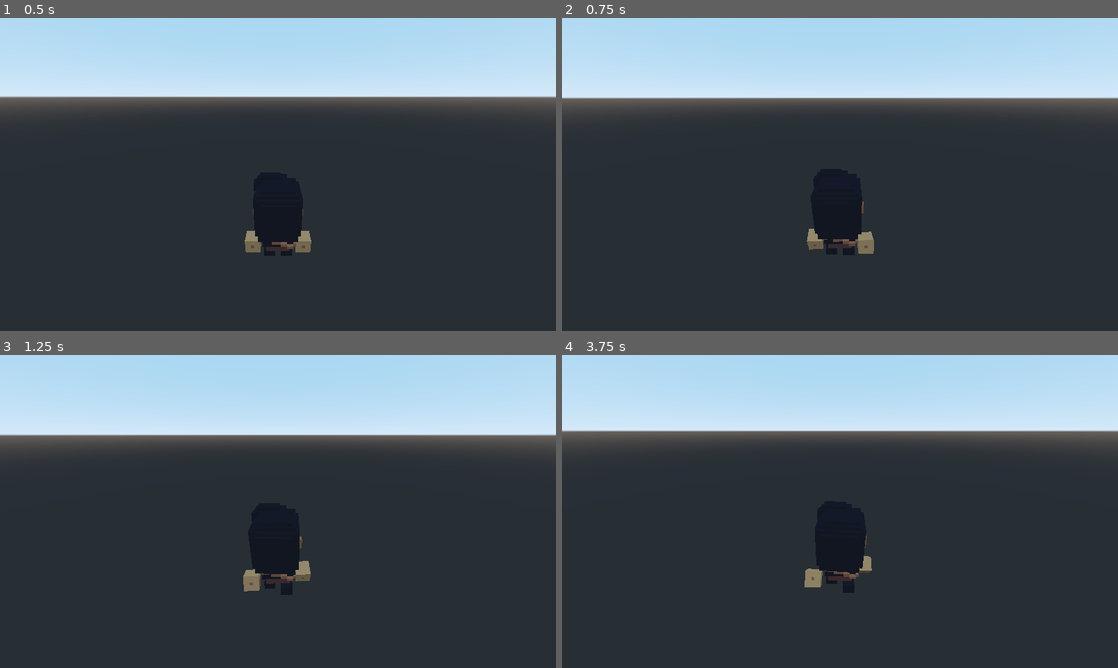
Above: before the commit, frames 1-4 (two rows, left to right).
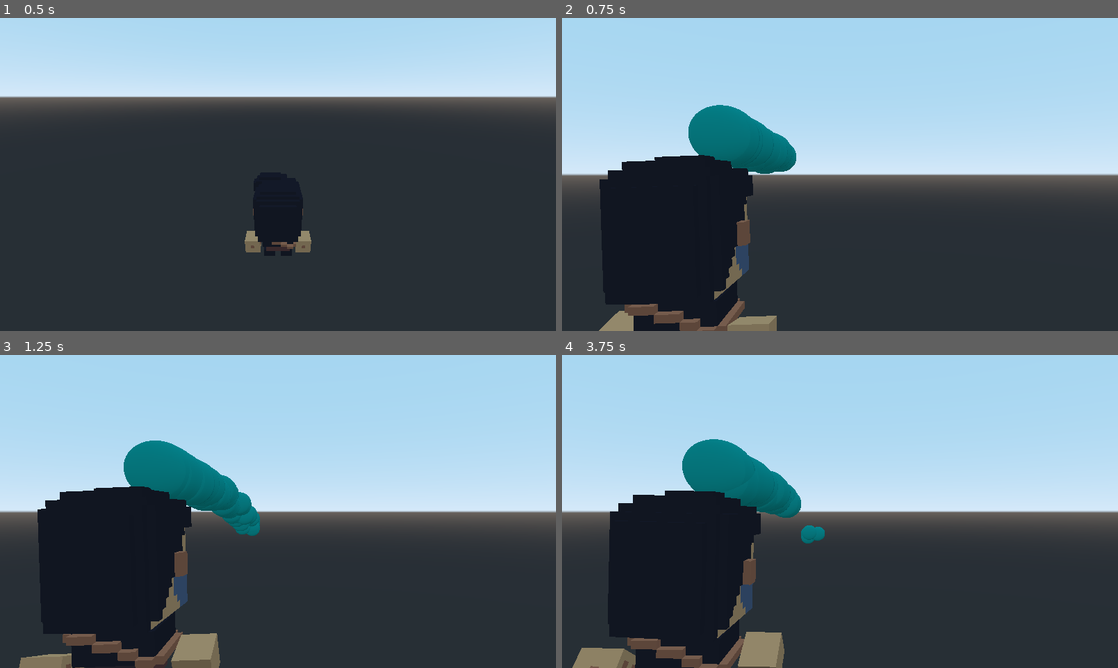
Above: after the commit, the same moments.

Repository: julianojosoa13/GameJamPlus21
Game: Godot game, scene res://Prefabs/player.tscn
Same seed, same stepped clock (60 frames per second), same inputs: the game is played once before the commit and once after it. The project has no main scene, so this scene is started directly.
Inputs (mouse positions are in pixels of both pictures, inside the frame that each line leads up to):
- Up to frame 1 (0.5 s): no input
- Up to frame 2 (0.75 s): tap Enter (ui_accept) at 0.5 s; move the mouse to (867, 174) at 0.52 s; press the mouse at (867, 174) at 0.53 s; hold Z (move_forward) from 0.53 s (still down)
- Up to frame 3 (1.25 s): keep holding Z (move_forward); tap Enter (ui_accept) at 0.77 s; right-click (305, 511) at 0.8 s
- Up to frame 4 (3.75 s): keep holding Z (move_forward); move the mouse to (812, 511) at 1.27 s; release the mouse at (812, 511) at 1.28 s; right-click (812, 511) at 1.35 s; tap Enter (ui_accept) at 1.52, 3.02 s; click (812, 511) at 1.55 s; move the mouse to (851, 505) at 2.02 s; press the mouse at (851, 505) at 2.03 s; right-click (851, 505) at 2.3 s; move the mouse to (834, 517) at 2.77 s; release the mouse at (834, 517) at 2.78 s; right-click (834, 517) at 2.85 s; click (834, 517) at 3.05 s; move the mouse to (878, 514) at 3.52 s; press the mouse at (878, 514) at 3.53 s

Frame 1 is identical in both runs. In frame 2, 49% of the frame differs, in the area x 0-100%, y 19-100%; in frame 3, 49%; in frame 4, 51%, in the area x 0-100%, y 16-100%.

Commit message:
water splash

Diff:
--- /dev/null
+++ b/Prefabs/paint.tscn
@@ -0,0 +1,37 @@
+[gd_scene load_steps=6 format=2]
+
+[sub_resource type="SpatialMaterial" id=1]
+albedo_color = Color( 0, 1, 0.905882, 0.0588235 )
+metallic = 0.51
+
+[sub_resource type="Curve" id=2]
+_data = [ Vector2( 0, 1 ), 0.0, 0.0, 0, 0, Vector2( 1, 1 ), 0.0, 0.0, 0, 0 ]
+
+[sub_resource type="CurveTexture" id=3]
+curve = SubResource( 2 )
+
+[sub_resource type="ParticlesMaterial" id=4]
+lifetime_randomness = 0.67
+trail_divisor = 3
+trail_size_modifier = SubResource( 3 )
+emission_shape = 1
+emission_sphere_radius = 0.1
+direction = Vector3( 2, 0, 0 )
+spread = 3.0
+gravity = Vector3( 0, -18, 0 )
+initial_velocity = 31.75
+initial_velocity_random = 0.05
+linear_accel = -6.34
+
+[sub_resource type="SphereMesh" id=5]
+
+[node name="paint" type="Spatial"]
+
+[node name="Particles" type="Particles" parent="."]
+transform = Transform( -4.37114e-08, 0, -0.5, 0, 0.5, 0, 1, 0, -2.18557e-08, 0, 0, 0 )
+material_override = SubResource( 1 )
+emitting = false
+amount = 200
+randomness = 0.13
+process_material = SubResource( 4 )
+draw_pass_1 = SubResource( 5 )
--- a/Prefabs/player.tscn
+++ b/Prefabs/player.tscn
@@ -1,6 +1,7 @@
-[gd_scene load_steps=16 format=2]
+[gd_scene load_steps=17 format=2]
 
 [ext_resource path="res://Models/3D Character/character.material" type="Material" id=1]
+[ext_resource path="res://Prefabs/paint.tscn" type="PackedScene" id=2]
 [ext_resource path="res://Scripts/player.gd" type="Script" id=3]
 [ext_resource path="res://Image/Camera Scope/scope.png" type="Texture" id=6]
 
@@ -672,6 +673,9 @@
 transform = Transform( 1.3318, 0, 0, 0, 1, 0, 0, 0, 1, 0, 1.05373, 0 )
 shape = SubResource( 11 )
 
+[node name="paint" parent="." instance=ExtResource( 2 )]
+transform = Transform( 1, 0, 0, 0, 1, 0, 0, 0, 1, 0, 3.40459, 1.18305 )
+
 [node name="Head" type="Spatial" parent="."]
 transform = Transform( 1, 0, 0, 0, 1, 0, 0, 0, 1, 0, 5.18873, -4.82305 )
 
@@ -685,10 +689,10 @@
 
 [node name="CollisionShape" type="CollisionShape" parent="HurtBox"]
 transform = Transform( 1.601, 0, 0, 0, 2.16248, 0, 0, 0, 2.13436, 0, 2.73456, 0 )
-shape = SubResource( 15 )
+shape = SubResource( 12 )
 
 [node name="CinematicCamera" type="Camera" parent="."]
-transform = Transform( -1, 0, -8.74228e-08, 0, 1, 0, 8.74228e-08, 0, -1, -0.0193741, 2.77405, -4.41046 )
+transform = Transform( -1, 0, -8.74228e-08, 0, 1, 0, 8.74228e-08, 0, -1, -1.95519, 2.77405, -4.41046 )
 fov = 50.0
 
 [node name="TextureRect" type="TextureRect" parent="CinematicCamera"]
--- a/Scenes/BulletTest.tscn
+++ b/Scenes/BulletTest.tscn
@@ -1,6 +1,7 @@
-[gd_scene load_steps=4 format=2]
+[gd_scene load_steps=5 format=2]
 
 [ext_resource path="res://Scenes/BulletTest.gd" type="Script" id=1]
+[ext_resource path="res://Prefabs/paint.tscn" type="PackedScene" id=2]
 
 [sub_resource type="CubeMesh" id=1]
 
@@ -11,7 +12,7 @@
 script = ExtResource( 1 )
 
 [node name="StaticBody" type="StaticBody" parent="."]
-transform = Transform( -6.9464e-07, 0, -1.16712, 0, 11.0327, 0, 15.8915, 0, -5.10164e-08, 0, 0, 26.2259 )
+transform = Transform( -6.9464e-07, 0, -1.16712, 0, 11.0327, 0, 15.8915, 0, -5.10164e-08, 0, 0, 0 )
 __meta__ = {
 "_edit_group_": true
 }
@@ -37,3 +38,5 @@
 [node name="Camera2" type="Camera" parent="."]
 transform = Transform( 1, 0, 0, 0, 1, 0, 0, 0, 1, -19, 17, 57 )
 fov = 73.125
+
+[node name="paint" parent="." instance=ExtResource( 2 )]
--- a/Scripts/player.gd
+++ b/Scripts/player.gd
@@ -59,12 +59,19 @@
 				rotate_y(deg2rad(-event.relative.x * mouse_sense))
 				head.rotate_x(deg2rad(event.relative.y * mouse_sense))
 				head.rotation.x = clamp(head.rotation.x, deg2rad(-60), deg2rad(50))
-			if Input.is_action_just_pressed("scope"):
+				$paint.rotate_x(deg2rad(event.relative.y * mouse_sense))
+				$paint.rotation.x = clamp(head.rotation.x, deg2rad(-30), deg2rad(10))
+			if Input.is_action_pressed("fire"):
 				$CinematicCamera.current = true
 				$Head/Camera.current = false
-				$Armature/Skeleton/character.visible = false
-				state = CAPTURING
-				$CinematicCamera/TextureRect.visible = true
+				$paint/Particles.emitting = true
+#				$Armature/Skeleton/character.visible = false
+#				state = CAPTURING
+#				$CinematicCamera/TextureRect.visible = true
+			if Input.is_action_just_released("fire"):
+				$CinematicCamera.current = false
+				$Head/Camera.current = true
+				$paint/Particles.emitting = false
 
 func respawn():
 	translation= initial_pos
--- a/project.godot
+++ b/project.godot
@@ -48,6 +48,16 @@
 "events": [ Object(InputEventKey,"resource_local_to_scene":false,"resource_name":"","device":0,"alt":false,"shift":false,"control":false,"meta":false,"command":false,"pressed":false,"scancode":81,"unicode":0,"echo":false,"script":null)
  ]
 }
+scope={
+"deadzone": 0.5,
+"events": [ Object(InputEventMouseButton,"resource_local_to_scene":false,"resource_name":"","device":0,"alt":false,"shift":false,"control":false,"meta":false,"command":false,"button_mask":0,"position":Vector2( 0, 0 ),"global_position":Vector2( 0, 0 ),"factor":1.0,"button_index":2,"pressed":false,"doubleclick":false,"script":null)
+ ]
+}
+fire={
+"deadzone": 0.5,
+"events": [ Object(InputEventMouseButton,"resource_local_to_scene":false,"resource_name":"","device":0,"alt":false,"shift":false,"control":false,"meta":false,"command":false,"button_mask":0,"position":Vector2( 0, 0 ),"global_position":Vector2( 0, 0 ),"factor":1.0,"button_index":1,"pressed":false,"doubleclick":false,"script":null)
+ ]
+}
 
 [physics]
 
Not shown: 1 places in Prefabs/player.tscn that only renumber resources
